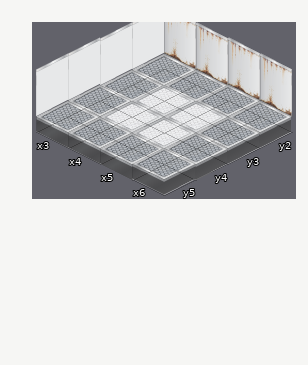
Level history. Tiled map: android/assets/map/iso.tmx. Above is the file before it was changed.
Cells are 130x64 px. Isometric: x runs down to the right, y down to the left. Shown: x 3..6, y 2..5.
After the commit:
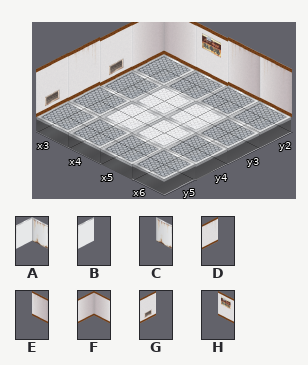
Key: from "walls": A 0, B 1, C 2, D 28, E 29, F 30, G 33, H 34.
_ is an empty cell.
Changes in this commit:
{"where": "layer \"Walls\""}
{"y":2,"x":3,"old":"ACCC","new":"FHEE"}
{"y":3,"x":3,"old":"B","new":"G"}
{"y":4,"x":3,"old":"B","new":"D"}
{"y":5,"x":3,"old":"B","new":"G"}
{"label":"changed","picture_box":[36,22,292,118]}
